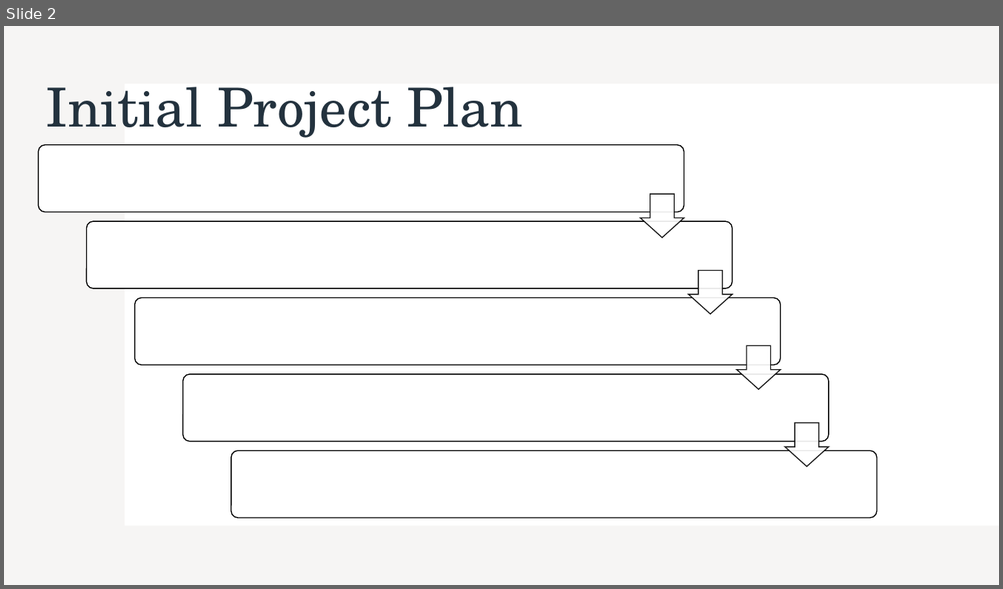
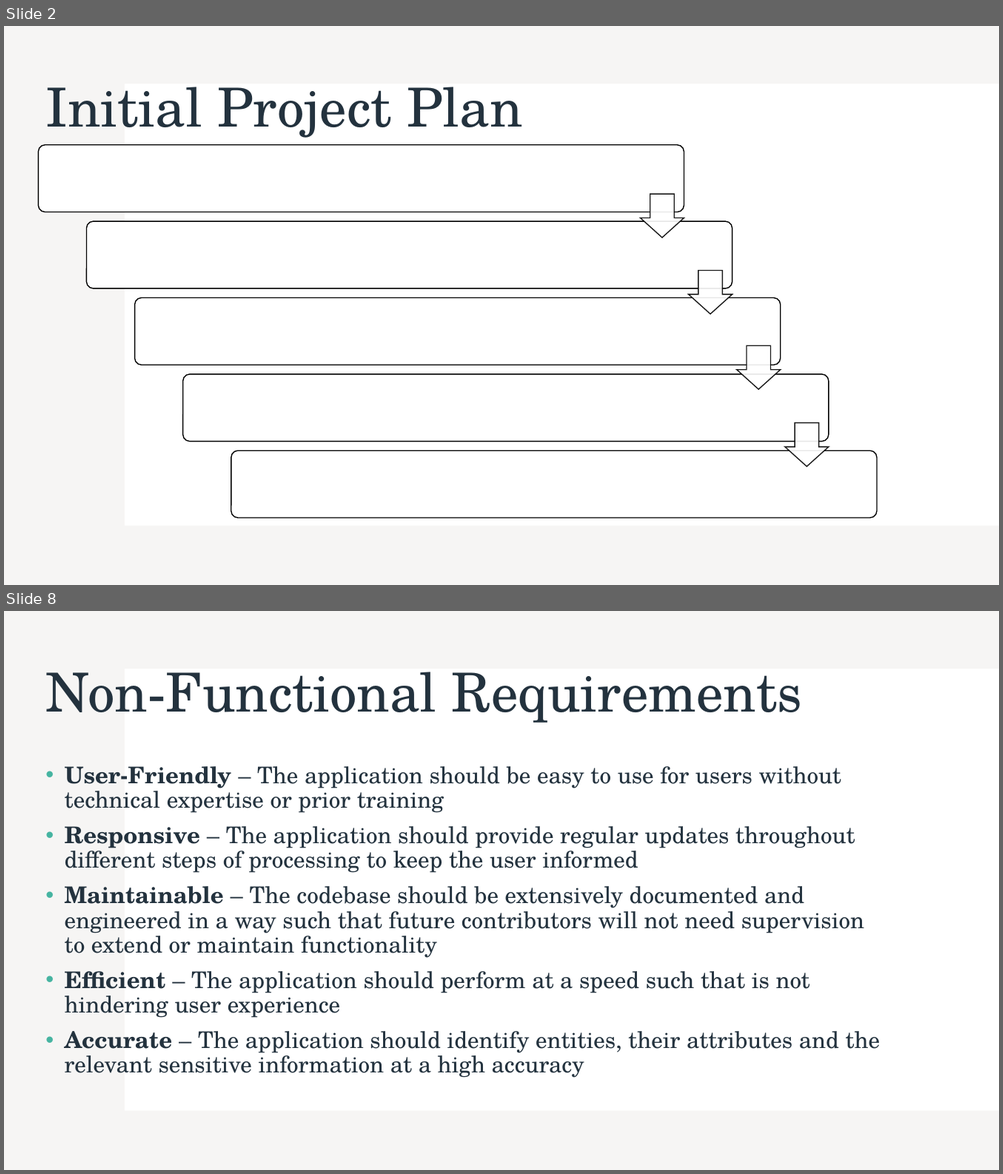
Before and after one commit to lewisponsonby/L4-Project, a slide deck: meetings/meeting-1.pptx. Shown one above the other, each under a label of ours: slide 2 before the commit, slides 2 and 8 after it; the slides between them are not shown. The pictures are 1003x589 and 1003x1174 pixels, drawn with LibreOffice and Linux fonts; fonts in the diff are those of the drawing. Boxes give left, top, right and bottom in pixels: in the first picture for what was removed or moved away, otherwise in the second. Text is boxed around its words. In the diff, an @@ line names an element or a change of style, - is before the commit and + after.

```diff
--- a/meetings/meeting-1.pptx
+++ b/meetings/meeting-1.pptx
@@ slide 8 added at box(4, 611, 999, 1170), background #FFFFFF; not listed: 2 template elements that a slide beside it also shows @@
@@ title added at box(45, 672, 802, 723), 52 pt, text #23323E @@
+Non-Functional Requirements
@@ text added at box(65, 766, 879, 1078), 22.2 pt, text #23323E @@
+• User-Friendly – The application should be easy to use for users without technical expertise or prior training
+• Responsive – The application should provide regular updates throughout different steps of processing to keep the user informed
+• Maintainable – The codebase should be extensively documented and engineered in a way such that future contributors will not need supervision to extend or maintain functionality
+• Efficient – The application should perform at a speed such that is not hindering user experience
+• Accurate – The application should identify entities, their attributes and the relevant sensitive information at a high accuracy
```
Also in this commit, not shown: 1 slide changed, 5 other slides added, 2 slides removed, 2 other files.
